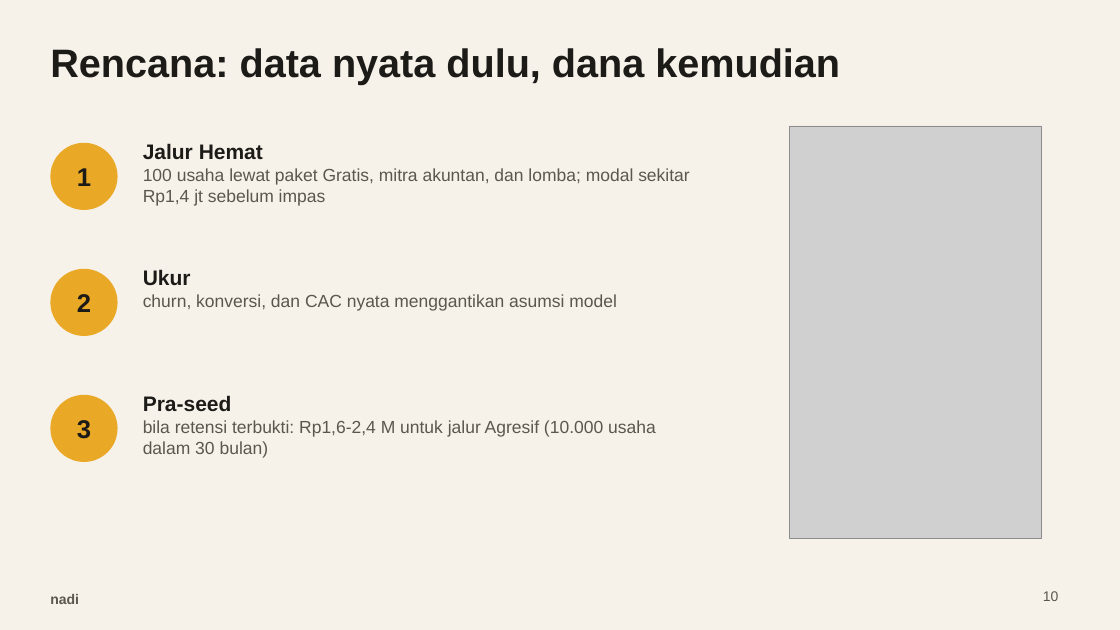
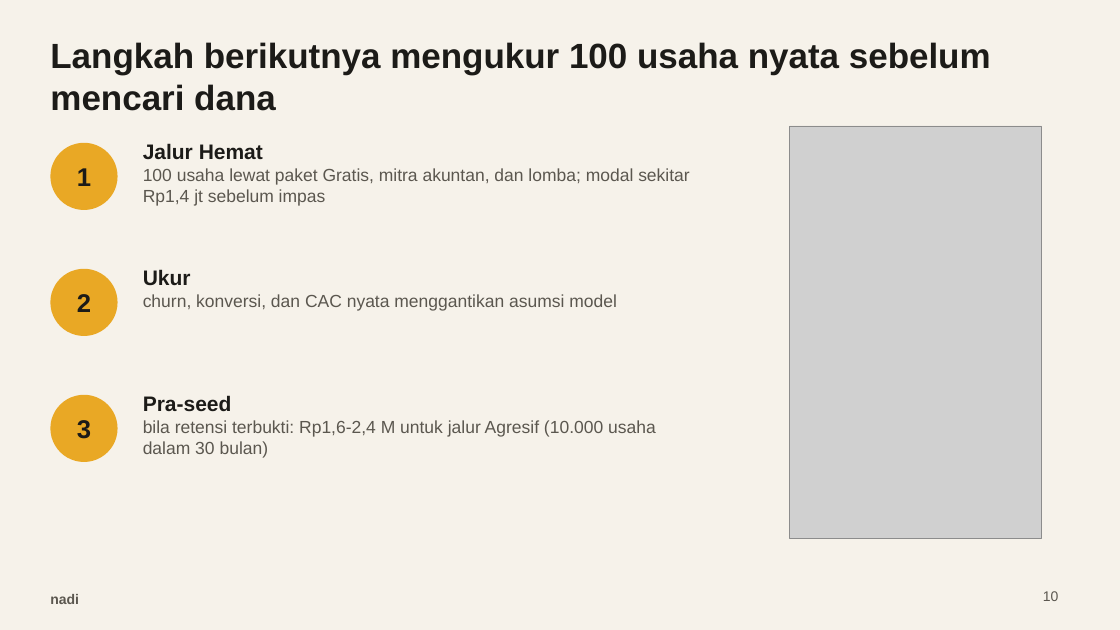
Before and after one commit to Tristan-tech-ai/nadi, a slide deck: slide 10 of docs/bisnis/pitch-deck.pptx. Drawn at 1120x630 pixels with LibreOffice and Linux fonts; fonts in the diff are those of the drawing; grey boxes stand for pictures. Boxes give left, top, right and bottom in pixels: in the first picture for what was removed or moved away, otherwise in the second. Text is boxed around its words. In the diff, an @@ line names an element or a change of style, - is before the commit and + after.

```diff
--- a/docs/bisnis/pitch-deck.pptx
+++ b/docs/bisnis/pitch-deck.pptx
@@ title at <box>50,42,991,111</box>: text changed; size 34 to 30 pt @@
-Rencana: data nyata dulu, dana kemudian
+Langkah berikutnya mengukur 100 usaha nyata sebelum mencari dana
```
Also in this commit, not shown: 8 other slides changed, 3 other files.
